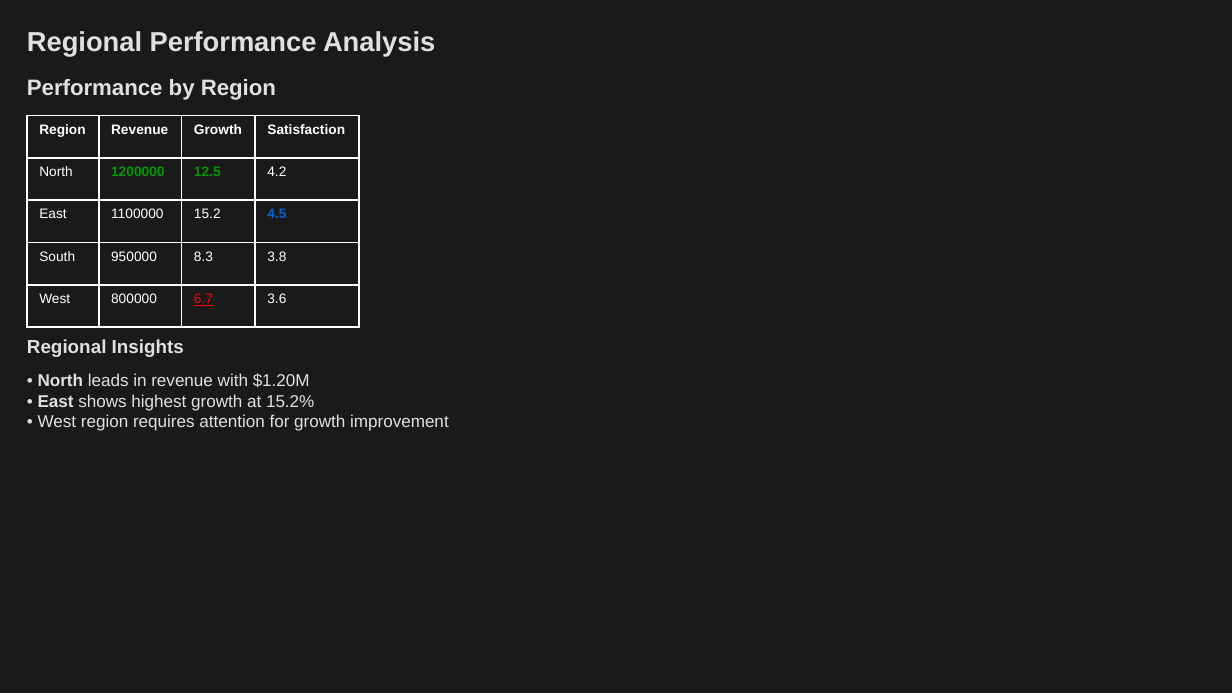
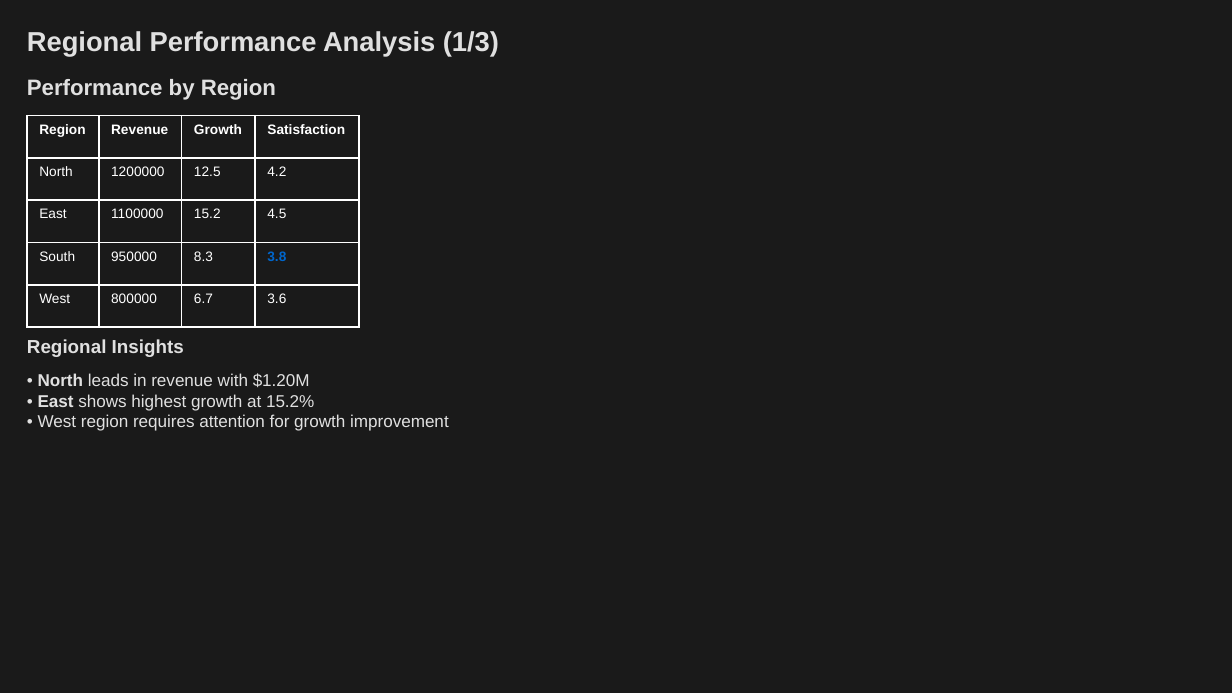
Before and after one commit to louisazhou/slidegenerator, a slide deck: slide 6 of output/notebook_example_dark.pptx (slide 7 before the commit). Drawn at 1232x693 pixels with LibreOffice and Linux fonts; fonts in the diff are those of the drawing. Boxes give left, top, right and bottom in pixels: in the first picture for what was removed or moved away, otherwise in the second. Text is boxed around its words. In the diff, an @@ line names an element or a change of style, - is before the commit and + after.

```diff
--- a/output/notebook_example_dark.pptx
+++ b/output/notebook_example_dark.pptx
@@ text at [27,31,499,57]: text changed @@
-Regional Performance Analysis
+Regional Performance Analysis (1/3)
@@ table at [27,116,359,328] @@
@@ text colour #009900 to #FFFFFF in "1200000", "12.5" @@
@@ bold off in "1200000", "12.5", "4.5" @@
@@ text colour #0066CC to #FFFFFF in "4.5" @@
@@ text colour #FFFFFF to #0066CC, bold on in "3.8" @@
@@ text colour #FF0000 to #FFFFFF, underline off in "6.7" @@
```
Also in this commit, not shown: 8 other slides changed, 5 slides added, 1 slide removed, 28 other files.
